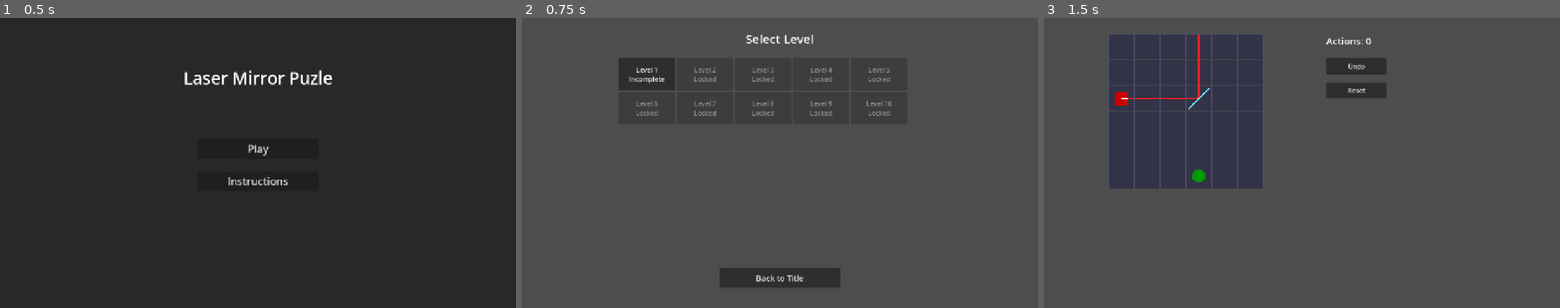
Above: before the commit, frames 1-3 (left to right).
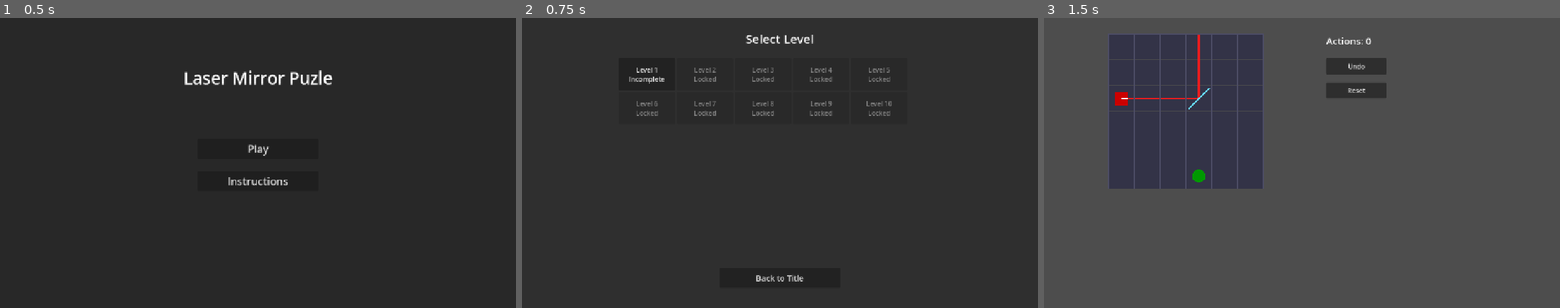
Above: after the commit, the same moments.

Repository: Tortiz-CSUF/laser-mirror-puzzle
Game: Godot game, scene res://Scenes/title_screen.tscn
Same seed, same stepped clock (60 frames per second), same inputs: the game is played once before the commit and once after it.
Inputs:
- Up to frame 1 (0.5 s): no input
- Up to frame 2 (0.75 s): click "Play" at 0.5 s
- Up to frame 3 (1.5 s): click "Level 1 Incomplete" at 1.25 s

Frame 1 is identical in both runs. In frame 2, 86% of the frame differs, in the area x 0-100%, y 0-100%; in frame 3, nothing differs.

Commit message:
laser-mirror-puzzle-Interim_4

Diff:
--- a/Scenes/level_menu.tscn
+++ b/Scenes/level_menu.tscn
@@ -10,6 +10,15 @@
 grow_horizontal = 2
 grow_vertical = 2
 script = ExtResource("1_c64aj")
+
+[node name="Background" type="ColorRect" parent="." unique_id=782597451]
+layout_mode = 1
+anchors_preset = 15
+anchor_right = 1.0
+anchor_bottom = 1.0
+grow_horizontal = 2
+grow_vertical = 2
+color = Color(0, 0, 0, 0.38039216)
 
 [node name="MenuTitle" type="Label" parent="." unique_id=913397992]
 layout_mode = 0
